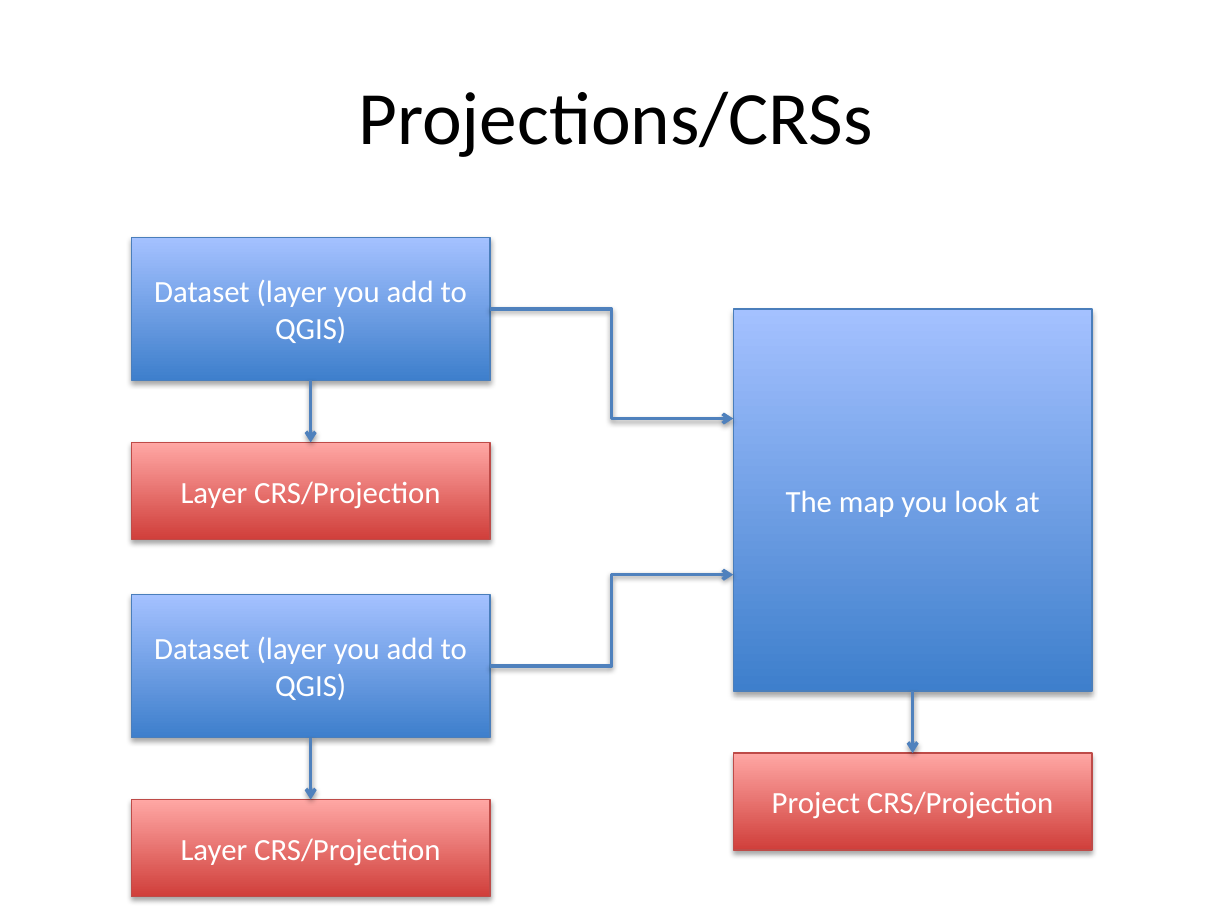
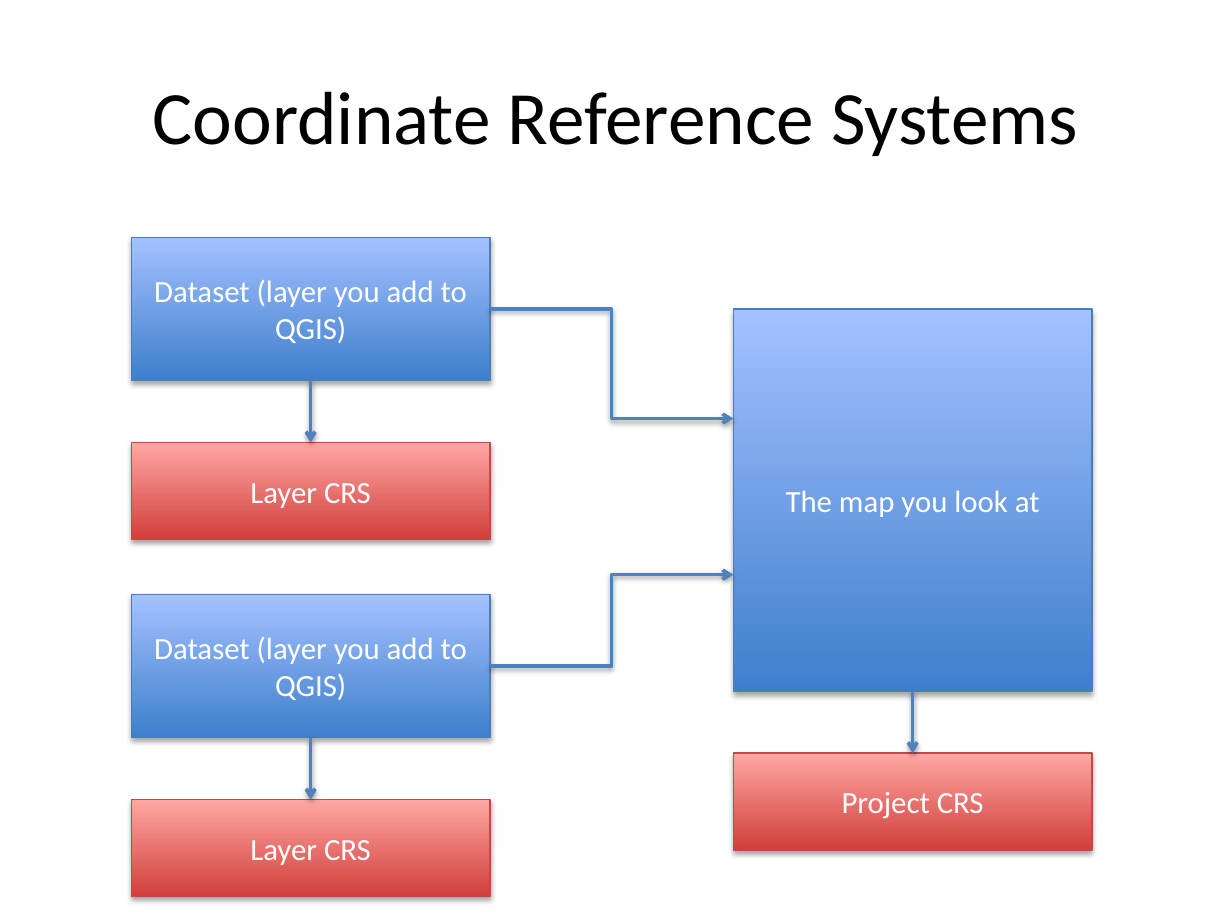
Before and after one commit to paleolimbot/qgis-intro, a slide deck: slide 6 of resources/ppt/03-refresher.pptx. Drawn at 1232x924 pixels with LibreOffice and Linux fonts; fonts in the diff are those of the drawing. Boxes give left, top, right and bottom in pixels: in the first picture for what was removed or moved away, otherwise in the second. Text is boxed around its words. In the diff, an @@ line names an element or a change of style, - is before the commit and + after.

```diff
--- a/resources/ppt/03-refresher.pptx
+++ b/resources/ppt/03-refresher.pptx
@@ title at <box>153,91,1078,156</box>: text changed @@
-Projections/CRSs
+Coordinate Reference Systems
@@ text in rectangle at <box>250,483,371,508</box>: text changed @@
-Layer CRS/Projection
+Layer CRS
@@ text in rectangle at <box>842,792,984,818</box>: text changed @@
-Project CRS/Projection
+Project CRS
@@ text in rectangle at <box>250,840,371,865</box>: text changed @@
-Layer CRS/Projection
+Layer CRS
```
Also in this commit, not shown: 1 other slide changed, 1 other file.
